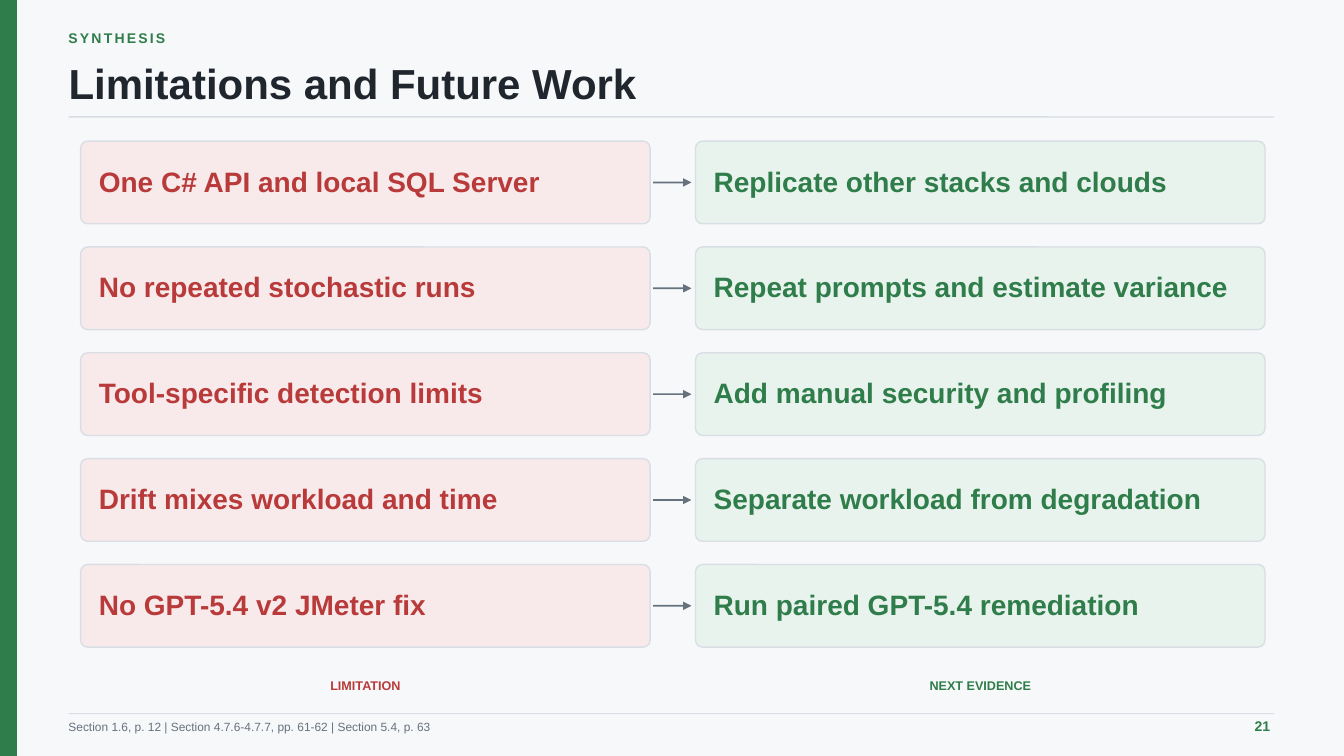
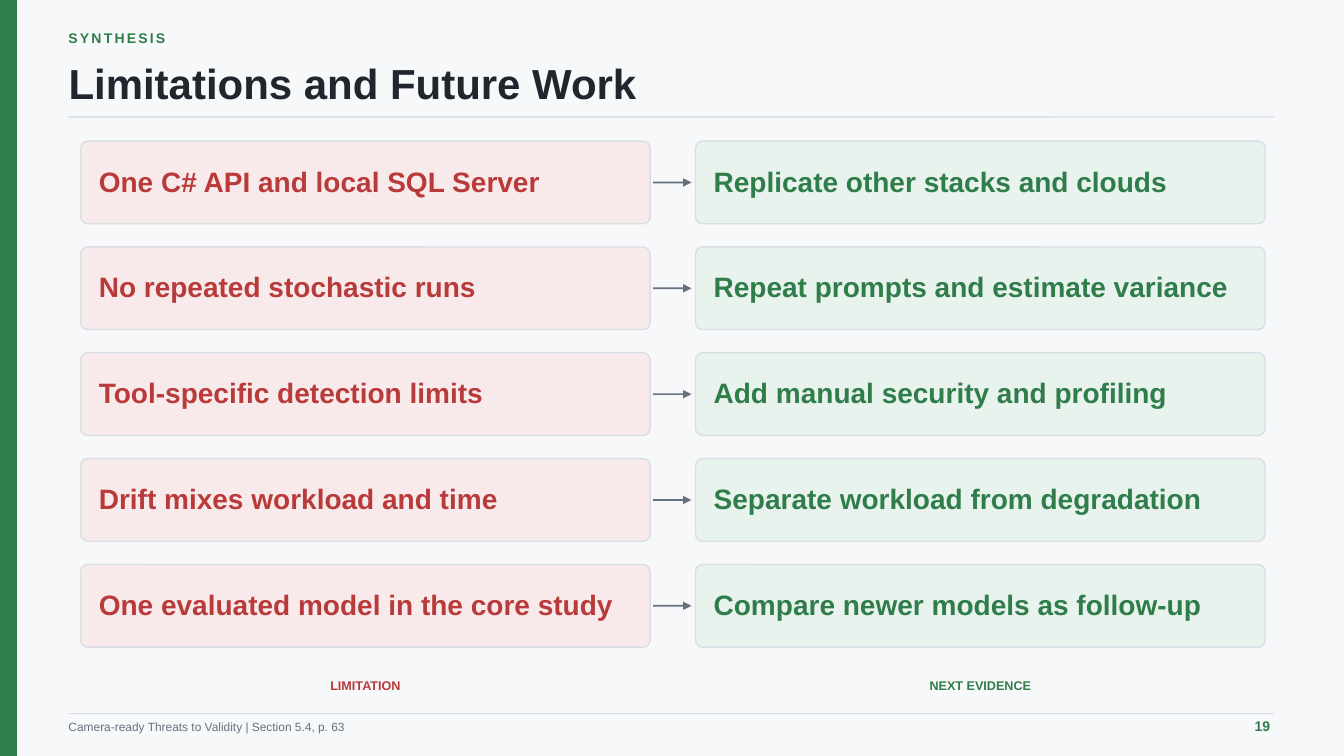
Before and after one commit to minatozaki98/financial-accounting, a slide deck: slide 19 of Document/outputs/final-defense/G6519692_Zaw_Ye_Htut_Ko_Final_Thesis_Defense.pptx (slide 21 before the commit). Drawn at 1344x756 pixels with LibreOffice and Linux fonts; fonts in the diff are those of the drawing. Boxes give left, top, right and bottom in pixels: in the first picture for what was removed or moved away, otherwise in the second. Text is boxed around its words. In the diff, an @@ line names an element or a change of style, - is before the commit and + after.

```diff
--- a/Document/outputs/final-defense/G6519692_Zaw_Ye_Htut_Ko_Final_Thesis_Defense.pptx
+++ b/Document/outputs/final-defense/G6519692_Zaw_Ye_Htut_Ko_Final_Thesis_Defense.pptx
@@ text at (x1=99, y1=594, x2=613, y2=620): text changed @@
-No GPT-5.4 v2 JMeter fix
+One evaluated model in the core study
@@ text at (x1=714, y1=594, x2=1200, y2=620): text changed @@
-Run paired GPT-5.4 remediation
+Compare newer models as follow-up
@@ text at (x1=68, y1=722, x2=344, y2=734): text changed @@
-Section 1.6, p. 12 | Section 4.7.6-4.7.7, pp. 61-62 | Section 5.4, p. 63
+Camera-ready Threats to Validity | Section 5.4, p. 63
@@ text at (x1=1255, y1=721, x2=1271, y2=731): text changed @@
-21
+19
```
Also in this commit, not shown: 8 other slides changed, 10 other files.
